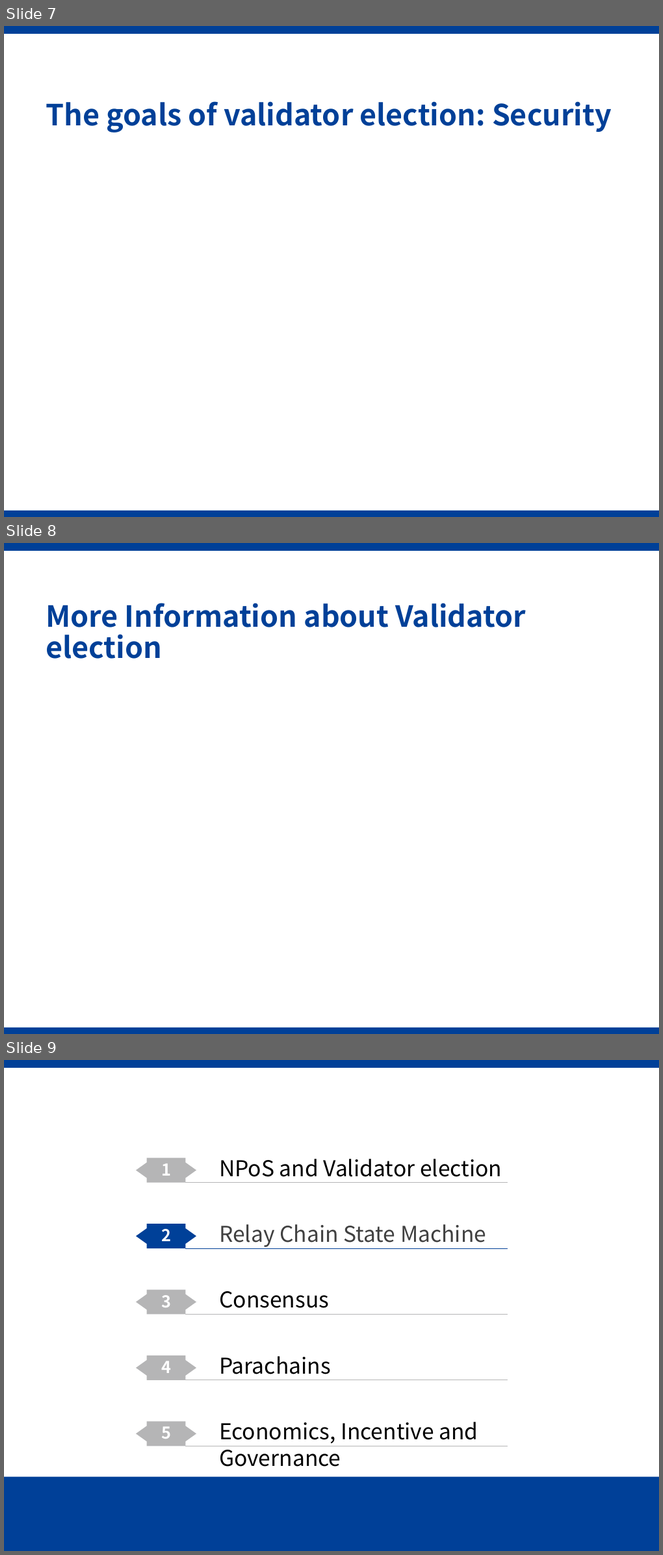
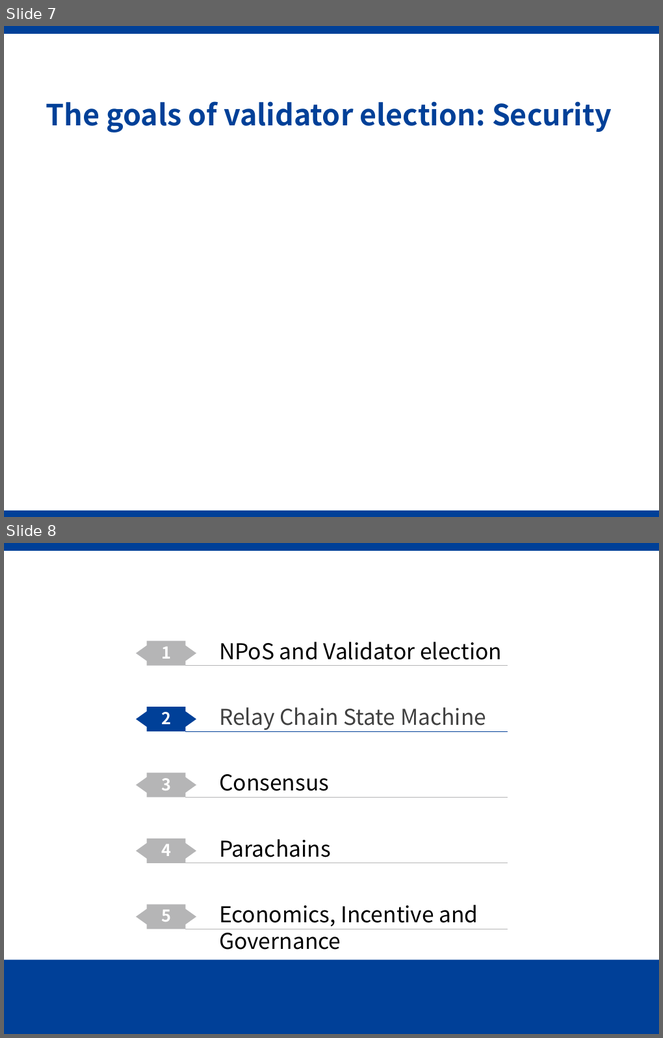
Before and after one commit to Voidkai/Polkadot, a slide deck: Polkadot-PPT.pptx. Shown one above the other, each under a label of ours: slides 7, 8 and 9 before the commit, slides 7 and 8 after it. The pictures are 663x1555 and 663x1038 pixels, drawn with LibreOffice and Linux fonts; fonts in the diff are those of the drawing; grey boxes stand for pictures; background and template pictures are left out. Boxes give left, top, right and bottom in pixels: in the first picture for what was removed or moved away, otherwise in the second. Text is boxed around its words. In the diff, an @@ line names an element or a change of style, - is before the commit and + after.

```diff
--- a/Polkadot-PPT.pptx
+++ b/Polkadot-PPT.pptx
@@ slide 8 removed at box(4, 543, 659, 1034), background #FFFFFF; not listed: 2 template elements that a slide beside it also shows @@
@@ title removed at box(46, 603, 525, 659) @@
-More Information about Validator election
@@ what was slide 9 is now slide 8 @@
```
Also in this commit, not shown: 2 slides added, 5 other slides removed.
